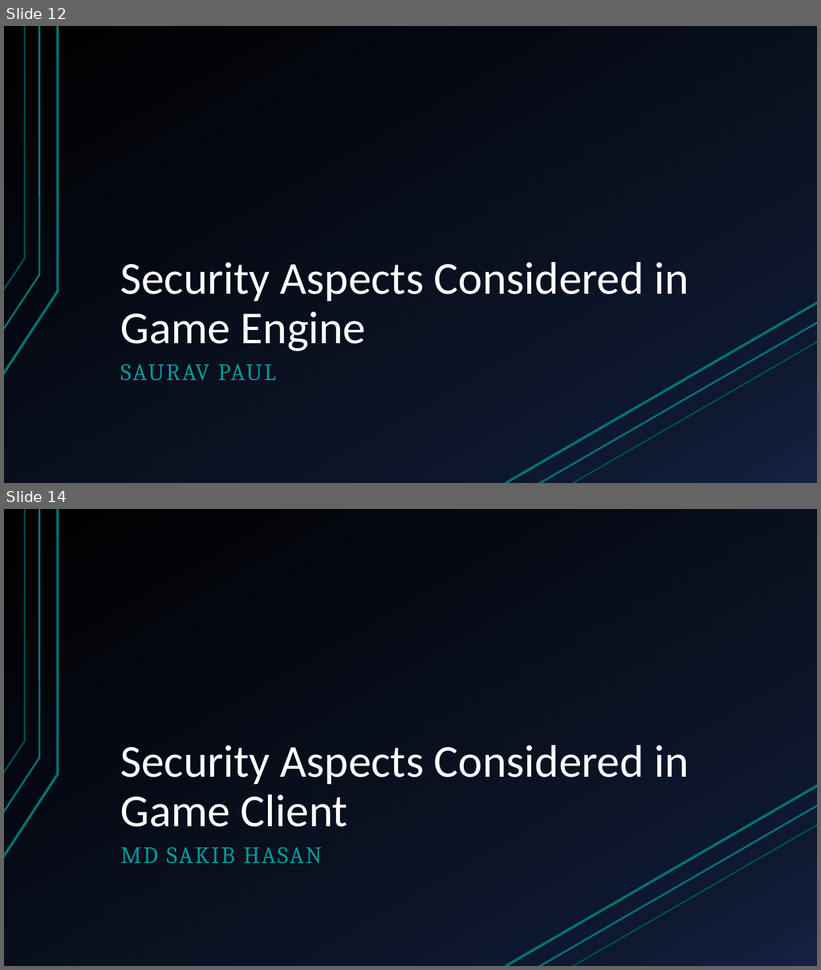
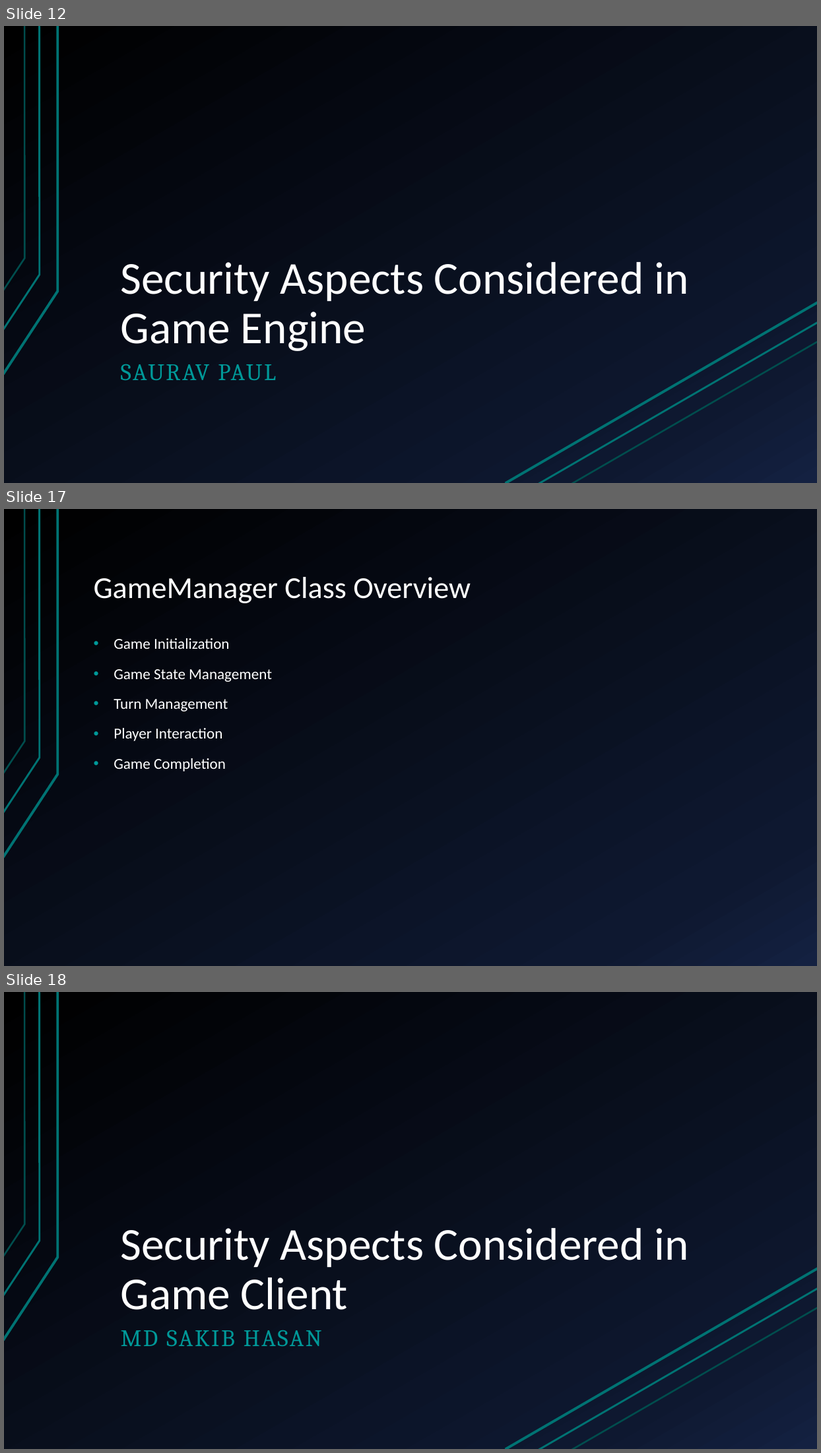
Before and after one commit to sakibh20/secure-post, a slide deck: Documentation/Bluff game.pptx. Shown one above the other, each under a label of ours: slides 12 and 14 before the commit, slides 12, 17 and 18 after it; the slides between them are not shown. The pictures are 821x970 and 821x1453 pixels, drawn with LibreOffice and Linux fonts; fonts in the diff are those of the drawing. Boxes give left, top, right and bottom in pixels: in the first picture for what was removed or moved away, otherwise in the second. Text is boxed around its words. In the diff, an @@ line names an element or a change of style, - is before the commit and + after.

```diff
--- a/Documentation/Bluff game.pptx
+++ b/Documentation/Bluff game.pptx
@@ slide 17 added at <box>4,509,817,966</box>, background gradient #000000 to #0F1931 to #142242; not listed: 3 template elements that a slide beside it also shows @@
@@ title added at <box>94,577,471,603</box>, 36 pt, text #FFFFFF @@
+GameManager Class Overview
@@ text added at <box>114,638,272,772</box>, 18 pt, text #FFFFFF @@
+• Game Initialization
+• Game State Management
+• Turn Management
+• Player Interaction
+• Game Completion
@@ what was slide 14 is now slide 18 @@
```
Also in this commit, not shown: 5 other slides added, 2 slides removed, 5 other files.
